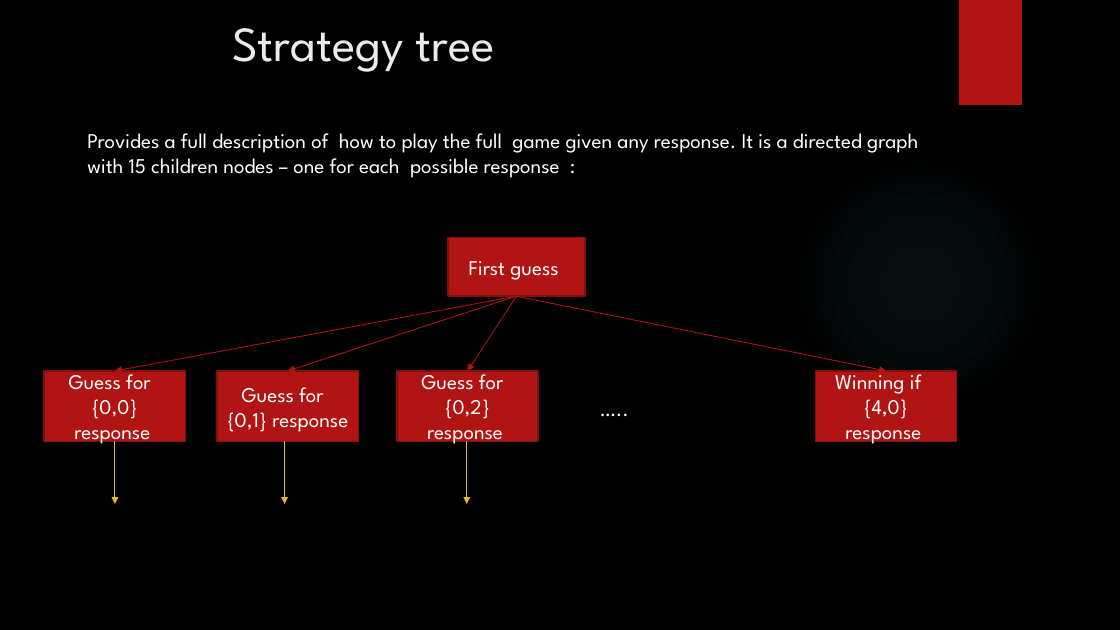
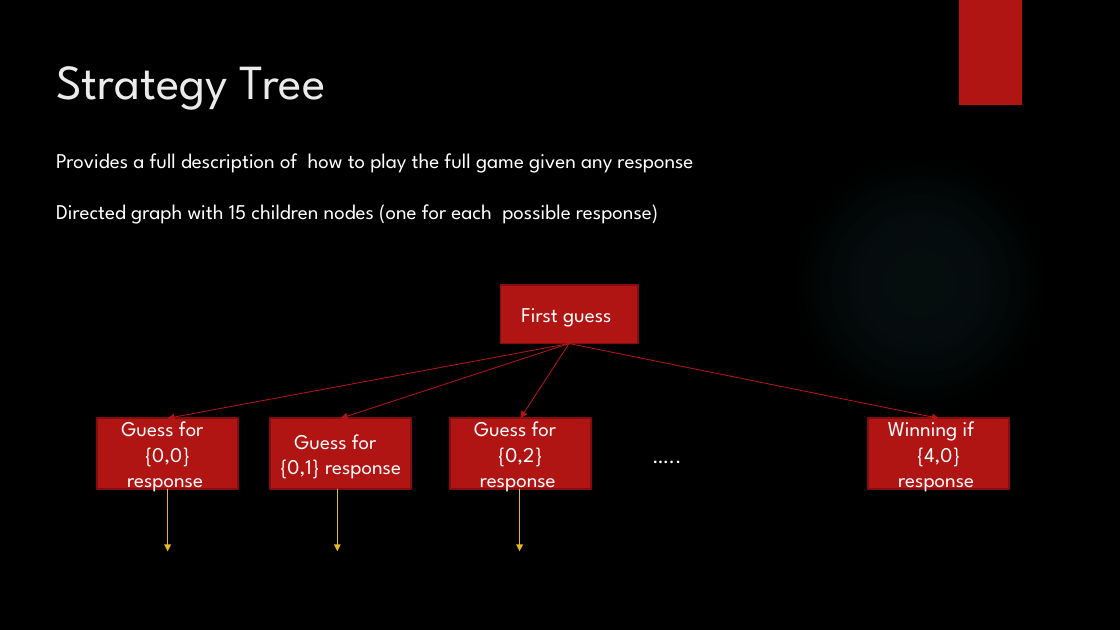
Before and after one commit to gilsh2/final_ai_project, a slide deck: slide 6 of ai_final_project_mastermind.pptx. Drawn at 1120x630 pixels with LibreOffice and Linux fonts; fonts in the diff are those of the drawing; background and template pictures are left out. Boxes give left, top, right and bottom in pixels: in the first picture for what was removed or moved away, otherwise in the second. Text is boxed around its words. In the diff, an @@ line names an element or a change of style, - is before the commit and + after.

```diff
--- a/ai_final_project_mastermind.pptx
+++ b/ai_final_project_mastermind.pptx
@@ text at box(56, 66, 326, 110): text changed @@
-Strategy tree
+Strategy Tree
@@ text at box(56, 153, 693, 224): text changed @@
-Provides a full description of how to play the full game given any response. It is a directed graph with 15 children nodes – one for each possible response :
+Provides a full description of how to play the full game given any response
+Directed graph with 15 children nodes (one for each possible response)
@@ rectangle "Guess for": place and size @@
-rectangle "Guess for" at box(45, 371, 186, 442)
+rectangle "Guess for" at box(97, 418, 239, 489)
@@ text "…..": place and size @@
-text "….." at box(592, 392, 848, 425)
+text "….." at box(644, 439, 901, 472)
@@ 7 arrows, 4 rectangles: place and size @@
-7 arrows, 4 rectangles at box(115, 238, 957, 504)
+7 arrows, 4 rectangles at box(168, 285, 1010, 551)
```
Also in this commit, not shown: 14 other slides changed, 4 slides added, 1 other file.
